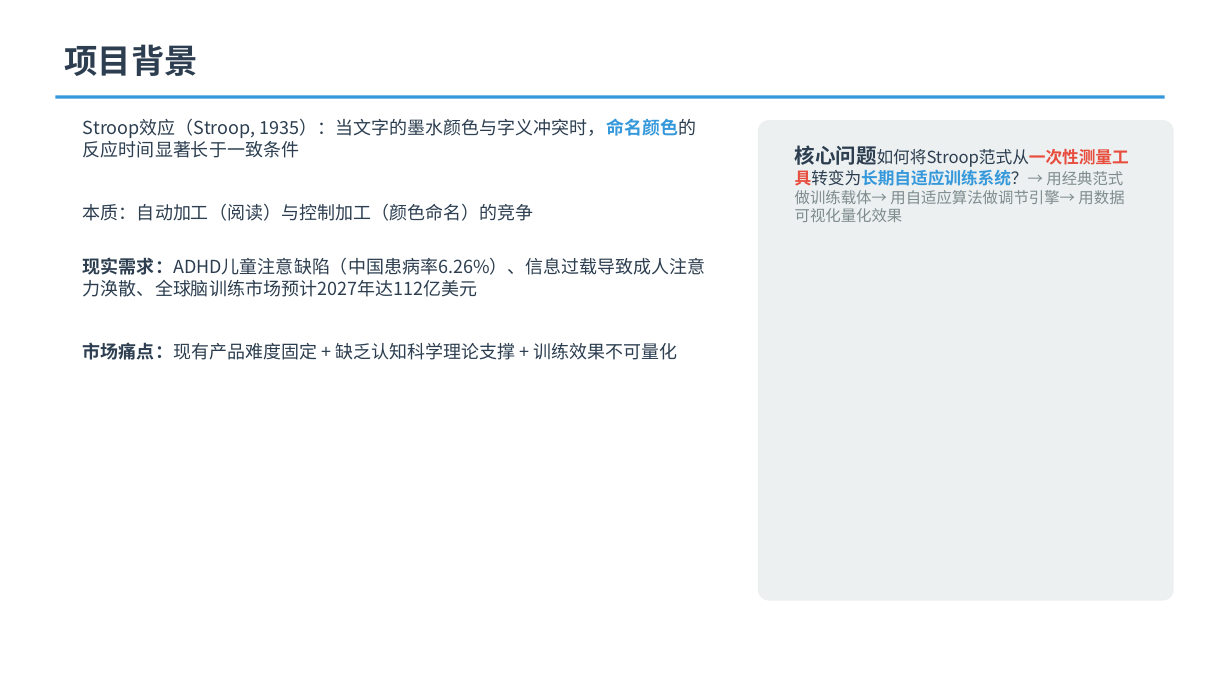
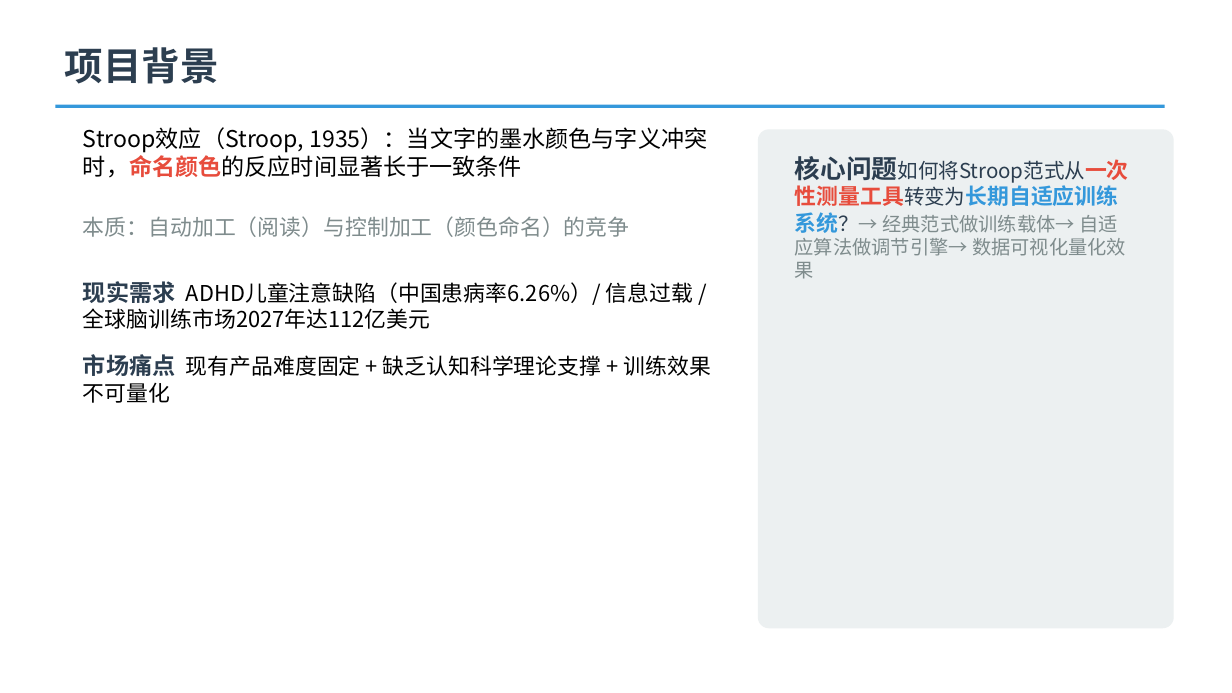
Before and after one commit to wangxi886/stroop-attention-trainer, a slide deck: slide 2 of Stroop自适应训练系统-期末汇报.pptx. Drawn at 1232x693 pixels with LibreOffice and Linux fonts; fonts in the diff are those of the drawing. Boxes give left, top, right and bottom in pixels: in the first picture for what was removed or moved away, otherwise in the second. Text is boxed around its words. In the diff, an @@ line names an element or a change of style, - is before the commit and + after.

```diff
--- a/Stroop自适应训练系统-期末汇报.pptx
+++ b/Stroop自适应训练系统-期末汇报.pptx
@@ text "项目背景" at <box>65,47,219,84</box>: size 26 to 30 pt @@
@@ line moved from (55, 97) - (1165, 97) to (55, 106) - (1165, 106) @@
@@ text "Stroop效应（Stroop, 1935）：当文字的墨水颜色与字义冲突时，命名颜色的反应时间显著长于一致条件": place and size @@
-text "Stroop效应（Stroop, 1935）：当文字的墨水颜色与字义冲突时，命名颜色的反应时间显著长于一致条件" at <box>83,118,697,158</box>
+text "Stroop效应（Stroop, 1935）：当文字的墨水颜色与字义冲突时，命名颜色的反应时间显著长于一致条件" at <box>83,127,707,178</box>
@@ text "Stroop效应（Stroop, 1935）：当文字的墨水颜色与字义冲突时，命名颜色的反应时间显著长于一致条件" at <box>83,127,707,178</box>: size 14 to 18 pt, text colour #2C3E50 to #000000; text colour #3498DB to #E74C3C in "1935）：当文字的墨水颜色与字义冲突时，命名颜色的反应时间显著长于一致条件" @@
@@ rounded rectangle: place and size @@
-rounded rectangle at <box>758,120,1174,601</box>
+rounded rectangle at <box>758,129,1174,628</box>
@@ text at <box>795,156,1126,279</box>: text changed; size 12 to 15 pt @@
-核心问题如何将Stroop范式从一次性测量工具转变为长期自适应训练系统？→ 用经典范式做训练载体→ 用自适应算法做调节引擎→ 用数据可视化量化效果
+核心问题如何将Stroop范式从一次性测量工具转变为长期自适应训练系统？→ 经典范式做训练载体→ 自适应算法做调节引擎→ 数据可视化量化效果
@@ text "本质：自动加工（阅读）与控制加工（颜色命名）的竞争": place and size @@
-text "本质：自动加工（阅读）与控制加工（颜色命名）的竞争" at <box>83,204,533,221</box>
+text "本质：自动加工（阅读）与控制加工（颜色命名）的竞争" at <box>83,216,629,237</box>
@@ text "本质：自动加工（阅读）与控制加工（颜色命名）的竞争" at <box>83,216,629,237</box>: size 14 to 17 pt, text colour #2C3E50 to #7F8C8D @@
@@ text at <box>83,281,693,329</box>: text changed; size 14 to 17 pt; text colour #2C3E50 to #000000 @@
-现实需求：ADHD儿童注意缺陷（中国患病率6.26%）、信息过载导致成人注意力涣散、全球脑训练市场预计2027年达112亿美元
+现实需求 ADHD儿童注意缺陷（中国患病率6.26%）/ 信息过载 / 全球脑训练市场2027年达112亿美元
@@ text at <box>83,354,710,403</box>: text changed; size 14 to 17 pt; text colour #2C3E50 to #000000 @@
-市场痛点：现有产品难度固定 + 缺乏认知科学理论支撑 + 训练效果不可量化
+市场痛点 现有产品难度固定 + 缺乏认知科学理论支撑 + 训练效果不可量化
```
Also in this commit, not shown: 11 other slides changed.
